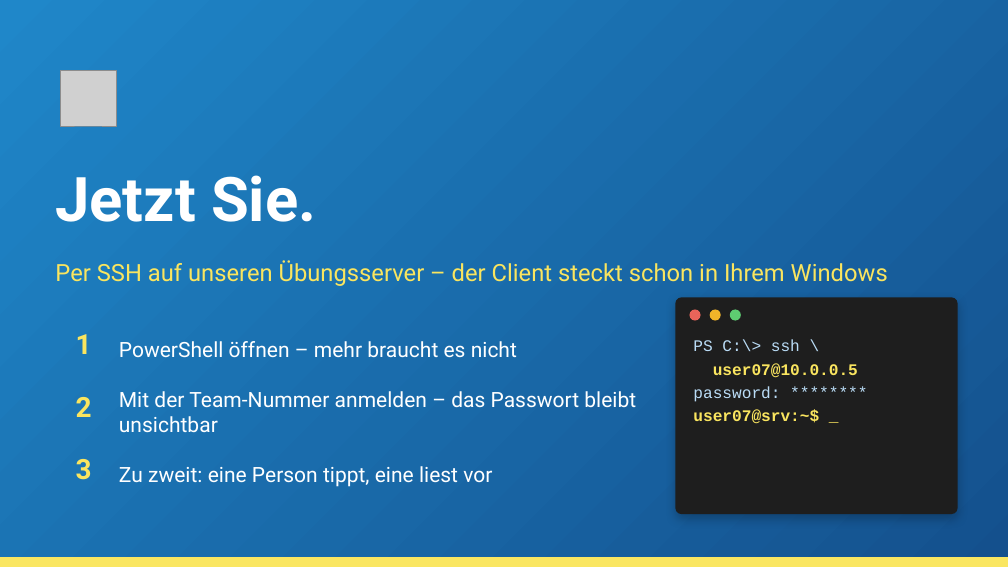
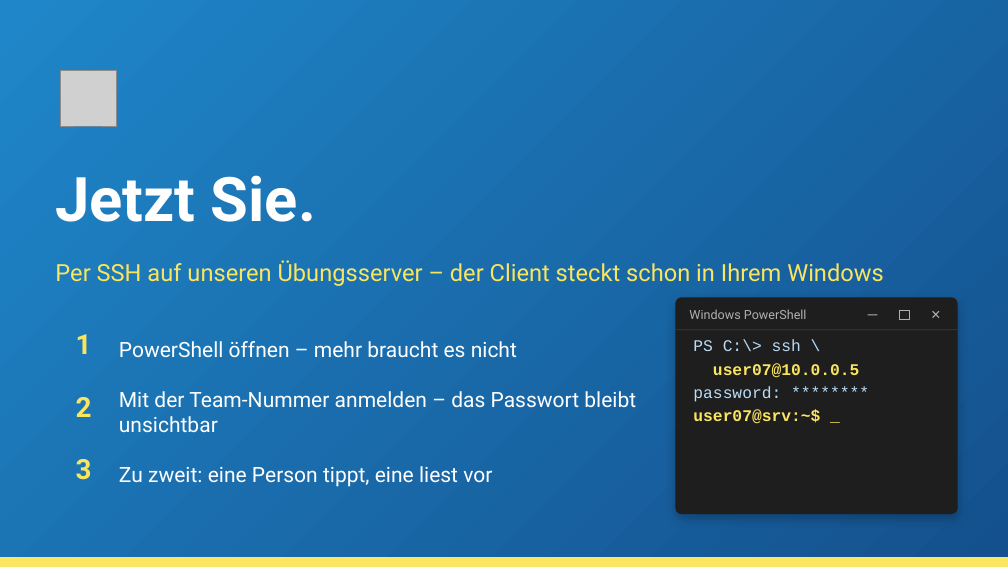
Before and after one commit to HerrZI/wsl2-school-lab, a slide deck: slide 8 of Workshop_WSL2_Linux_unterrichten_neu.pptx. Drawn at 1008x567 pixels with LibreOffice and Linux fonts; fonts in the diff are those of the drawing; grey boxes stand for pictures; background and template pictures are left out. Boxes give left, top, right and bottom in pixels: in the first picture for what was removed or moved away, otherwise in the second. Text is boxed around its words. In the diff, an @@ line names an element or a change of style, - is before the commit and + after.

```diff
--- a/Workshop_WSL2_Linux_unterrichten_neu.pptx
+++ b/Workshop_WSL2_Linux_unterrichten_neu.pptx
@@ text "Per SSH auf unseren Übungsserver ..." at [55,260,884,286]: size 22.7 to 22.5 pt @@
@@ text added at [689,309,807,319], 12 pt, text #B0B0B0 @@
+Windows PowerShell
@@ ellipse removed at [690,309,701,321] @@
@@ ellipse removed at [710,309,721,321] @@
@@ ellipse removed at [730,309,741,321] @@
@@ rectangle added at [868,315,878,315], fill #B0B0B0 @@
@@ rectangle added at [900,310,910,320], outline #B0B0B0 0.75 pt @@
@@ text added at [925,304,948,327], 12 pt, text #B0B0B0 @@
+✕
@@ rectangle added at [675,330,957,330], fill #3A3A3A @@
@@ text "PS C:\> ssh \" at [693,339,859,424]: size 15.3 to 15.5 pt @@
```
Also in this commit, not shown: 12 other slides changed, 7 other files.
